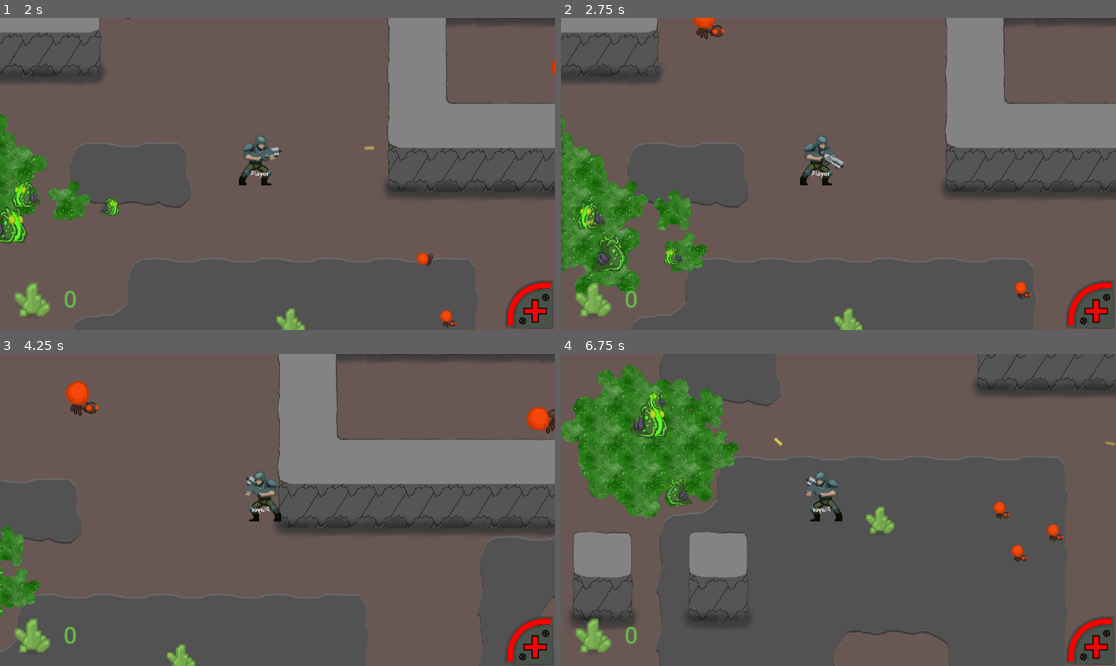
Above: before the commit, frames 1-4 (two rows, left to right).
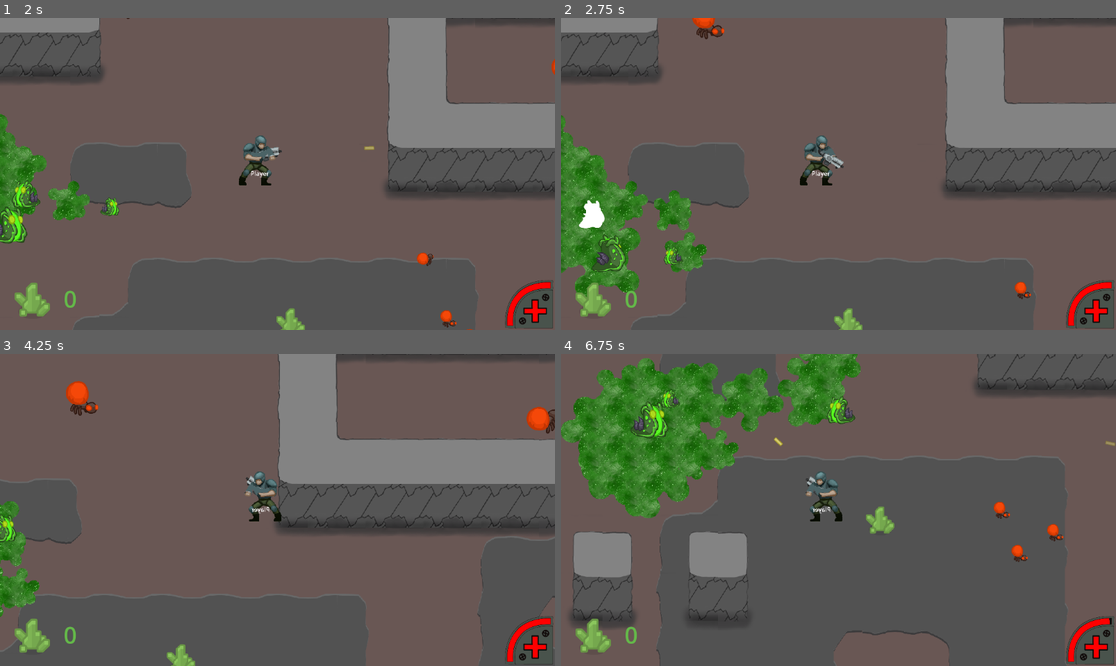
Above: after the commit, the same moments.

Repository: nuzcraft/gdfg-team-4
Game: Godot game, scene res://scenes/title.tscn
Two runs of this game, one before a commit and one after it. Both use one fixed random seed, a clock stepped at 60 frames per second and the inputs below.
Inputs (mouse positions are in pixels of both pictures, inside the frame that each line leads up to):
- Up to frame 1 (2 s): click "Play" at 0.5 s; tap Enter at 1.25 s; move the mouse to (399, 158) at 1.27 s; hold D (right) from 1.28 s (still down); tap Space (primaryAction) at 1.35 s; click (399, 158) at 1.42 s
- Up to frame 2 (2.75 s): release D (right) at 2 s; drag from (727, 189) to (1010, 320) at 2.02 s
- Up to frame 3 (4.25 s): move the mouse to (333, 441) at 2.77 s; hold D (right) 2.78-3.5 s; tap Alt at 2.85 s; drag from (249, 572) to (55, 378) at 3.52 s
- Up to frame 4 (6.75 s): move the mouse to (1005, 556) at 4.27 s; hold A (left) 4.28-5 s; tap Space (primaryAction) at 4.35 s; drag from (672, 463) to (672, 569) at 5.02 s; move the mouse to (866, 510) at 5.77 s; hold S (down) 5.78-6.5 s; tap Alt at 5.85 s; click (866, 510) at 5.92 s; drag from (755, 432) to (677, 488) at 6.52 s

Frame 1 is identical in both runs. In frame 2, 0.3% of the frame differs, in the area x 2-9%, y 58-68%; in frame 3, 0.4%; in frame 4, 5.6%, in the area x 13-100%, y 0-87%.

Commit message:
finishes basic beetle movement and shooting

Diff:
--- a/scenes/enemies/enemy.gd
+++ b/scenes/enemies/enemy.gd
@@ -65,9 +65,12 @@
 		PURSUIT:
 			target_pos = target.position
 		SHOOTING:
-			target_pos = target.position
-			#var _target_dir = (target_pos - position).normalized()
-			#weapon.aim_at(_target_dir)
+			if can_shoot:
+				target_pos = target.position
+				var _target_dir = (target_pos - position).normalized()
+				weapon.fire(_target_dir)
+				can_shoot = false
+				shot_timer.start()
 
 func _physics_process(_delta: float) -> void:
 	if target_pos:
@@ -83,11 +86,6 @@
 			animated_sprite_2d.frame = 0
 		elif direction.y <= -0.25:
 			animated_sprite_2d.frame = 1
-	if state == SHOOTING and can_shoot:
-		var _target_dir = (target_pos - position).normalized()
-		weapon.fire(_target_dir)
-		can_shoot = false
-		shot_timer.start()
 
 	velocity = direction * speed
 	move_and_slide()
--- a/scenes/enemies/ice_beetle.tscn
+++ b/scenes/enemies/ice_beetle.tscn
@@ -138,11 +138,17 @@
 avoidance_mask = 3
 
 [node name="ShotTimer" type="Timer" parent="."]
+process_callback = 0
+wait_time = 2.0
 one_shot = true
 
 [node name="Weapon" type="Node2D" parent="."]
 script = ExtResource("5_tq2wm")
 speed_curve = SubResource("Curve_shxcu")
+speed = 500.0
+total_ttl = 2.0
+damage = 5
+from_enemy = true
 metadata/_custom_type_script = "uid://n5hl0c088sp6"
 
 [node name="ProjectileType" type="Node" parent="Weapon"]
--- a/scenes/hero.gd
+++ b/scenes/hero.gd
@@ -70,11 +70,11 @@
 		#print("Player died.")
 		alive=false
 
-func take_damage(n: int):
-	if Globals.player_health<=n:
+func hit(damage: int):
+	if Globals.player_health<=damage:
 		die()
 	else:
-		Globals.player_health -= n
+		Globals.player_health -= damage
 		#print("Player has "+str(Globals.player_health)+" health.")
 
 var is_in_lava: bool = false
--- a/scenes/projectile.gd
+++ b/scenes/projectile.gd
@@ -28,9 +28,8 @@
 			$Sprite.modulate = Color(1,1,1,sqrt(ttl/weapon.total_ttl))
 
 func _on_body_entered(body):
-	if body is Enemy:
+	if body is Enemy and weapon.from_enemy:
 		return
-	print(body)
 	if body.has_method("hit"):
 		body.hit(weapon.damage)
-	queue_free()
+		queue_free()
--- a/scripts/weapon.gd
+++ b/scripts/weapon.gd
@@ -6,6 +6,7 @@
 @export var total_ttl := 1.0
 @export var cooldown := 0.5
 @export var damage:= 10
+@export var from_enemy := false
 
 var in_cooldown := false
 const projectile_scene := preload("res://scenes/projectile.tscn")
@@ -41,6 +42,7 @@
 	weapon_data.total_ttl = total_ttl
 	weapon_data.cooldown = cooldown
 	weapon_data.damage = damage
+	weapon_data.from_enemy = from_enemy
 	weapon_data.projectile_texture = get_node("ProjectileType/Sprite2D").texture
 	weapon_data.projectile_shape = get_node("ProjectileType/CollisionShape2D").shape
 	return weapon_data
--- a/scripts/weapon_data.gd
+++ b/scripts/weapon_data.gd
@@ -8,3 +8,4 @@
 var damage: int
 var projectile_texture: Texture2D
 var projectile_shape: Shape2D
+var from_enemy: bool
Binary file changed: assets/ice_beetle/Spike.png
